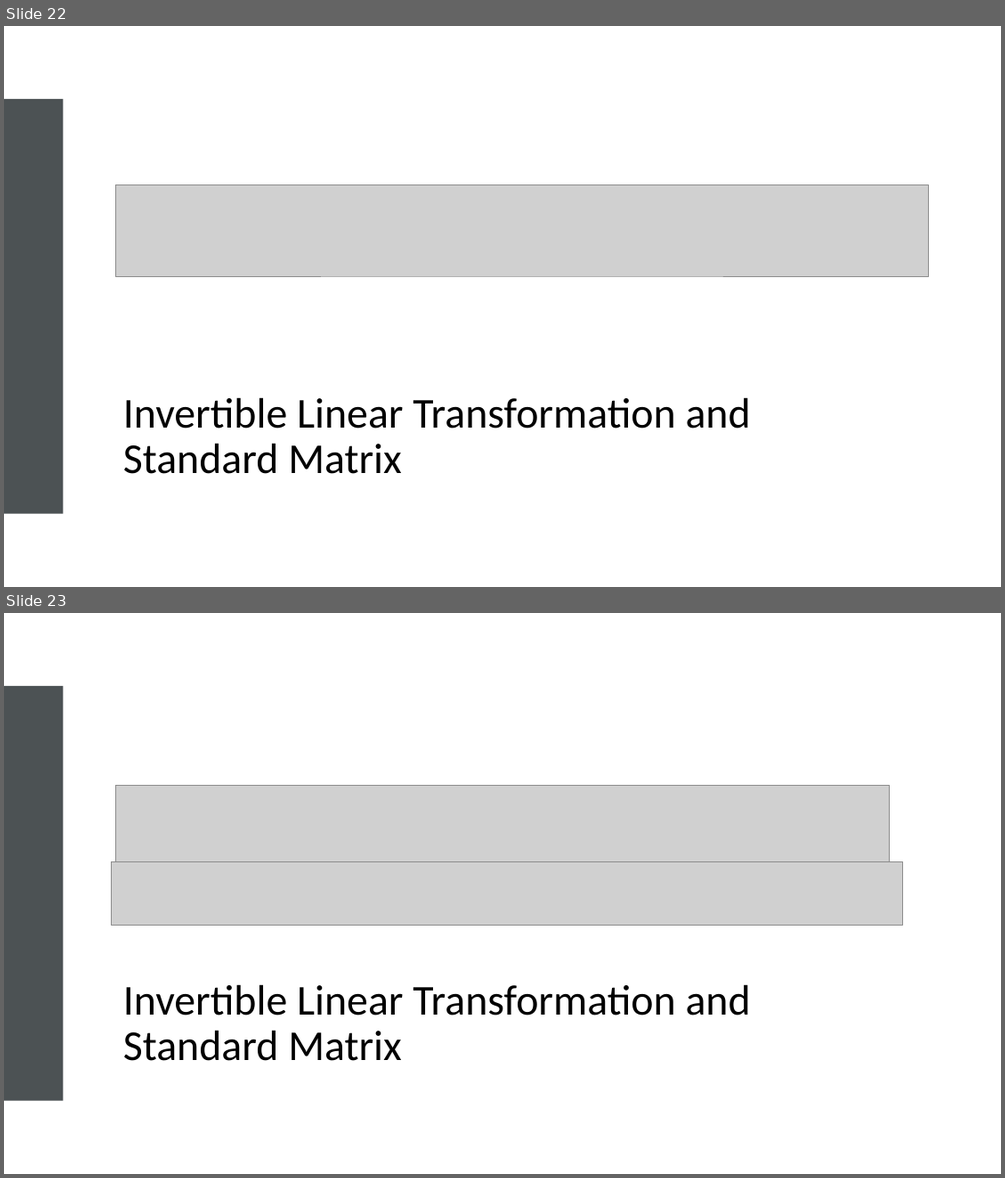
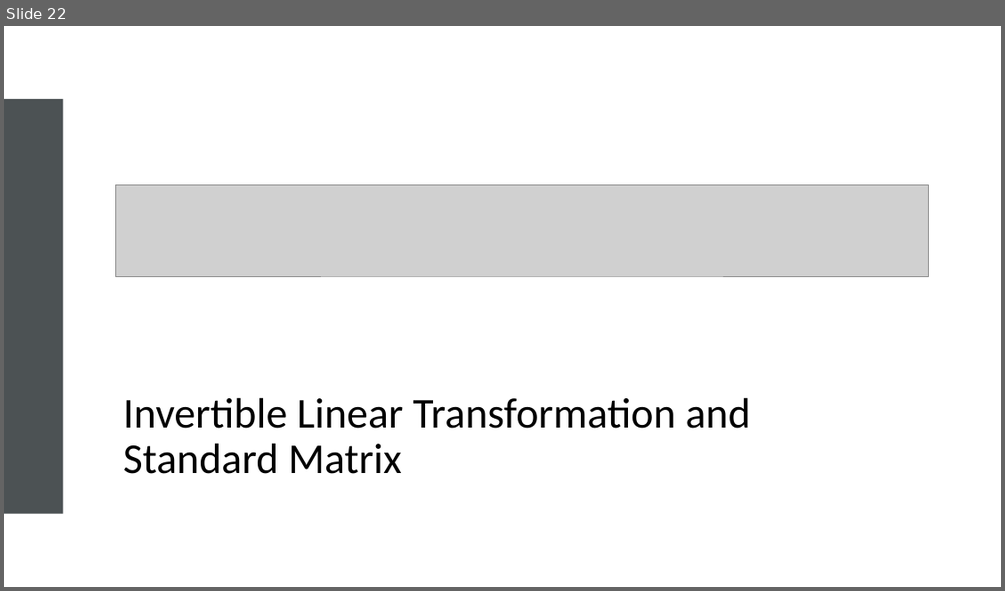
Before and after one commit to Jeffchen54/Linear-Definitions-and-Theorems, a slide deck: Unit 3-4 Theorems.pptx. Shown one above the other, each under a label of ours: slides 22 and 23 before the commit, slide 22 after it. The pictures are 1005x1178 and 1005x591 pixels, drawn with LibreOffice and Linux fonts; fonts in the diff are those of the drawing; grey boxes stand for pictures. Boxes give left, top, right and bottom in pixels: in the first picture for what was removed or moved away, otherwise in the second. Text is boxed around its words. In the diff, an @@ line names an element or a change of style, - is before the commit and + after.

```diff
--- a/Unit 3-4 Theorems.pptx
+++ b/Unit 3-4 Theorems.pptx
@@ slide 23 removed at <box>4,613,1001,1174</box>, background #FFFFFF @@
@@ rectangle removed at <box>4,686,63,1101</box> @@
@@ picture removed at <box>115,785,890,868</box> @@
@@ picture removed at <box>112,862,903,925</box> @@
@@ title removed at <box>123,984,751,1061</box> @@
-Invertible Linear Transformation and Standard Matrix
```
Also in this commit, not shown: 1 slide added.
